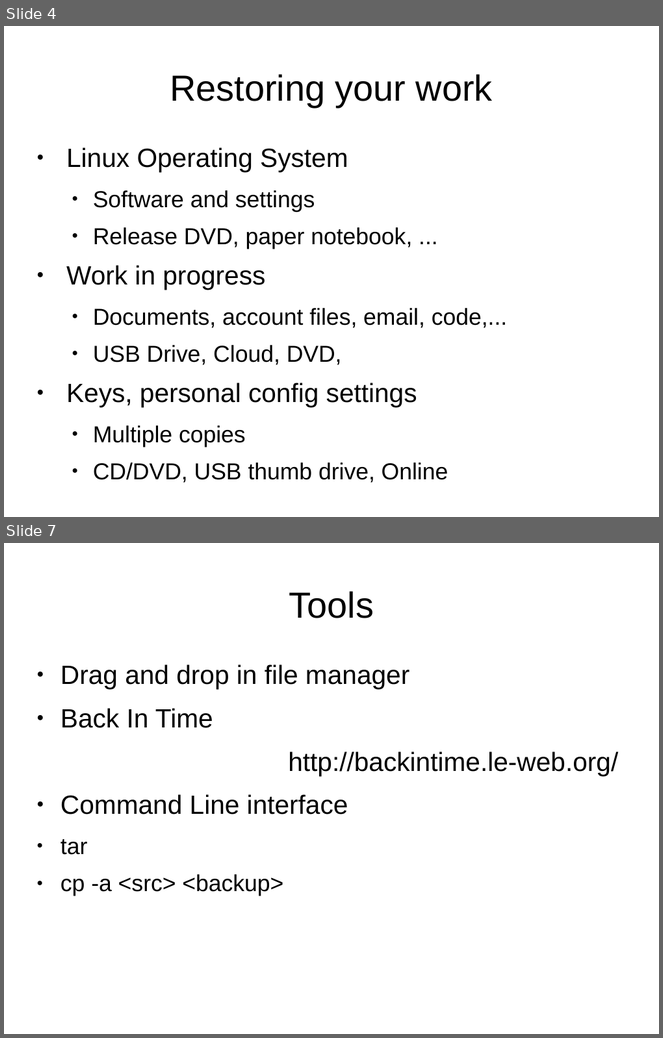
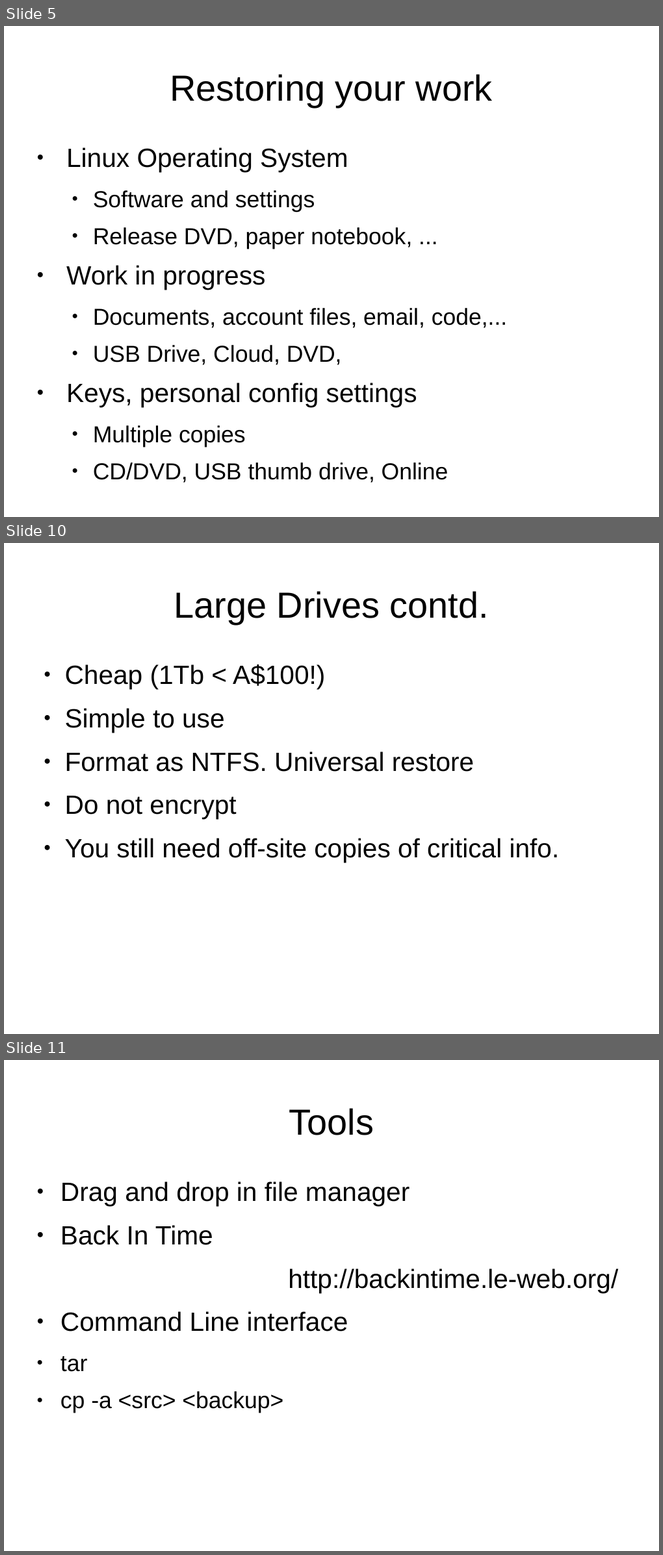
Before and after one commit to wdmchaft/Presentations-1, a slide deck: LinuxBackup/LinuxBackup.odp. Shown one above the other, each under a label of ours: slides 4 and 7 before the commit, slides 5, 10 and 11 after it; the slides between them are not shown. The pictures are 663x1038 and 663x1555 pixels, drawn with LibreOffice and Linux fonts; fonts in the diff are those of the drawing. Boxes give left, top, right and bottom in pixels: in the first picture for what was removed or moved away, otherwise in the second. Text is boxed around its words. In the diff, an @@ line names an element or a change of style, - is before the commit and + after.

```diff
--- a/LinuxBackup/LinuxBackup.odp
+++ b/LinuxBackup/LinuxBackup.odp
@@ slide 10 added at [4,543,659,1034], background #FFFFFF @@
@@ title added at [174,591,489,624], 44 pt, text #000000 @@
+Large Drives contd.
@@ text added at [65,665,560,863], 32 pt, text #000000 @@
+● Cheap (1Tb < A$100!)
+● Simple to use
+● Format as NTFS. Universal restore
+● Do not encrypt
+● You still need off-site copies of critical info.
@@ what was slide 4 is now slide 5 @@
@@ what was slide 7 is now slide 11 @@
```
Also in this commit, not shown: 3 slides changed, 3 other slides added.
